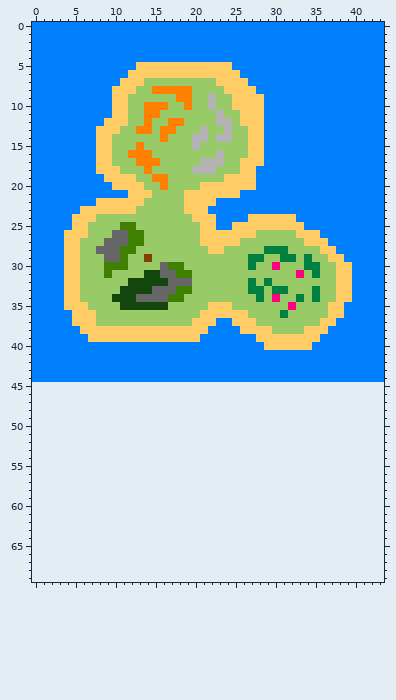
Sprite sheet -- maps/testMap.png. Above: the version before the commit.
The file is 44x45 pixels. The old version is drawn lined up with the new one, on the new canvas.
Once edited:
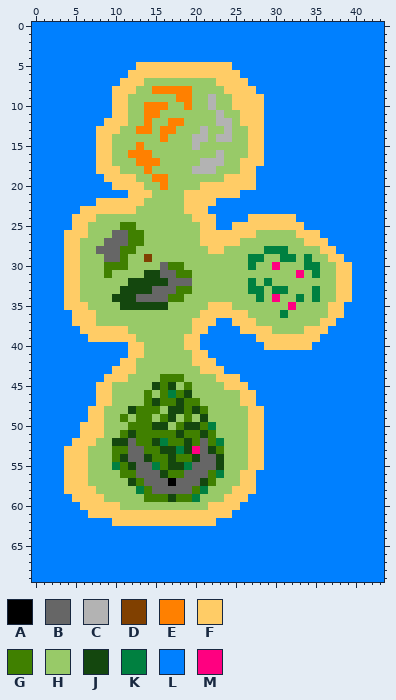
Palette (. is transparent): A #000000  B #666666  C #b3b3b3  D #804000  E #ff8000  F #ffcc66  G #408000  H #98ca68  J #14470e  K #008040  L #0080ff  M #ff0080
Edits made:
canvas 44x45 -> 44x70
@@ x 0..43 @@
 37 LLLLLFFFHHHHHHHHHHHHFFFLLFFFHHHHHHHHFFLLLLLL
-38 LLLLLLFFFFFFFFFFFFFFFFLLLLFFFFHHHHFFFLLLLLLL
-39 LLLLLLLFFFFFFFFFFFFFFLLLLLLLFFFFFFFFLLLLLLLL
-40 LLLLLLLLLLLLLLLLLLLLLLLLLLLLLFFFFFFLLLLLLLLL
-41 LLLLLLLLLLLLLLLLLLLLLLLLLLLLLLLLLLLLLLLLLLLL
-42 LLLLLLLLLLLLLLLLLLLLLLLLLLLLLLLLLLLLLLLLLLLL
-43 LLLLLLLLLLLLLLLLLLLLLLLLLLLLLLLLLLLLLLLLLLLL
-44 LLLLLLLLLLLLLLLLLLLLLLLLLLLLLLLLLLLLLLLLLLLL
-45 ............................................
-46 ............................................
-47 ............................................
-48 ............................................
-49 ............................................
-50 ............................................
-51 ............................................
-52 ............................................
-53 ............................................
-54 ............................................
-55 ............................................
-56 ............................................
-57 ............................................
-58 ............................................
-59 ............................................
-60 ............................................
-61 ............................................
-62 ............................................
-63 ............................................
-64 ............................................
-65 ............................................
-66 ............................................
-67 ............................................
-68 ............................................
-69 ............................................
+38 LLLLLLFFFFFFHHHHHHHHFFLLLLFFFFHHHHFFFLLLLLLL
+39 LLLLLLLFFFFFFHHHHHHFFLLLLLLLFFFFFFFFLLLLLLLL
+40 LLLLLLLLLLLLFFHHHHHFFLLLLLLLLFFFFFFLLLLLLLLL
+41 LLLLLLLLLLLLFFHHHHHHFFLLLLLLLLLLLLLLLLLLLLLL
+42 LLLLLLLLLLLFFHHHHHHHFFFLLLLLLLLLLLLLLLLLLLLL
+43 LLLLLLLLLLFFFHHHHHHHHFFFLLLLLLLLLLLLLLLLLLLL
+44 LLLLLLLLLFFFHHHHGGGHHHHFFFLLLLLLLLLLLLLLLLLL
+45 LLLLLLLLFFHHHHHJGJHGHHHHFFFLLLLLLLLLLLLLLLLL
+46 LLLLLLLLFFHHHHGHGKGJHHHHHHFFLLLLLLLLLLLLLLLL
+47 LLLLLLLLFFHHHHGJGGJGGHHHHHFFLLLLLLLLLLLLLLLL
+48 LLLLLLLFFHHHJGGGHJJGJGHHHHHFFLLLLLLLLLLLLLLL
+49 LLLLLLLFFHHGHGGHGJHGHJHHHHHFFLLLLLLLLLLLLLLL
+50 LLLLLLFFFHHHGGGJJHGJJGKHHHHFFLLLLLLLLLLLLLLL
+51 LLLLLLFFFHHGJGGGGGJGGJGHHHHFFLLLLLLLLLLLLLLL
+52 LLLLLFFFHHJJBGGJKGGJGBGKHHHFFLLLLLLLLLLLLLLL
+53 LLLLFFFHHHGGBBGGJJKJMBJGHHHFFLLLLLLLLLLLLLLL
+54 LLLLFFFHHHGJBBJGGJGGJBBJHHHFFLLLLLLLLLLLLLLL
+55 LLLLFFFHHHKGJBBKGJJKBBBJHHHFFLLLLLLLLLLLLLLL
+56 LLLLFFFHHHHGGBBBJGGBBBGKHHFFLLLLLLLLLLLLLLLL
+57 LLLLFFFHHHHHJGBBBABBBJGHHHFFLLLLLLLLLLLLLLLL
+58 LLLLFFFFHHHHHKGBBBBBGKHHHFFFLLLLLLLLLLLLLLLL
+59 LLLLLFFFFHHHHHGGGJGGKHHHFFFLLLLLLLLLLLLLLLLL
+60 LLLLLLFFFFFHHHHHHHHHHHFFFFLLLLLLLLLLLLLLLLLL
+61 LLLLLLLFFFFFFFFFFFFFFFFFFLLLLLLLLLLLLLLLLLLL
+62 LLLLLLLLLLFFFFFFFFFFFFFLLLLLLLLLLLLLLLLLLLLL
+63 LLLLLLLLLLLLLLLLLLLLLLLLLLLLLLLLLLLLLLLLLLLL
+64 LLLLLLLLLLLLLLLLLLLLLLLLLLLLLLLLLLLLLLLLLLLL
+65 LLLLLLLLLLLLLLLLLLLLLLLLLLLLLLLLLLLLLLLLLLLL
+66 LLLLLLLLLLLLLLLLLLLLLLLLLLLLLLLLLLLLLLLLLLLL
+67 LLLLLLLLLLLLLLLLLLLLLLLLLLLLLLLLLLLLLLLLLLLL
+68 LLLLLLLLLLLLLLLLLLLLLLLLLLLLLLLLLLLLLLLLLLLL
+69 LLLLLLLLLLLLLLLLLLLLLLLLLLLLLLLLLLLLLLLLLLLL
